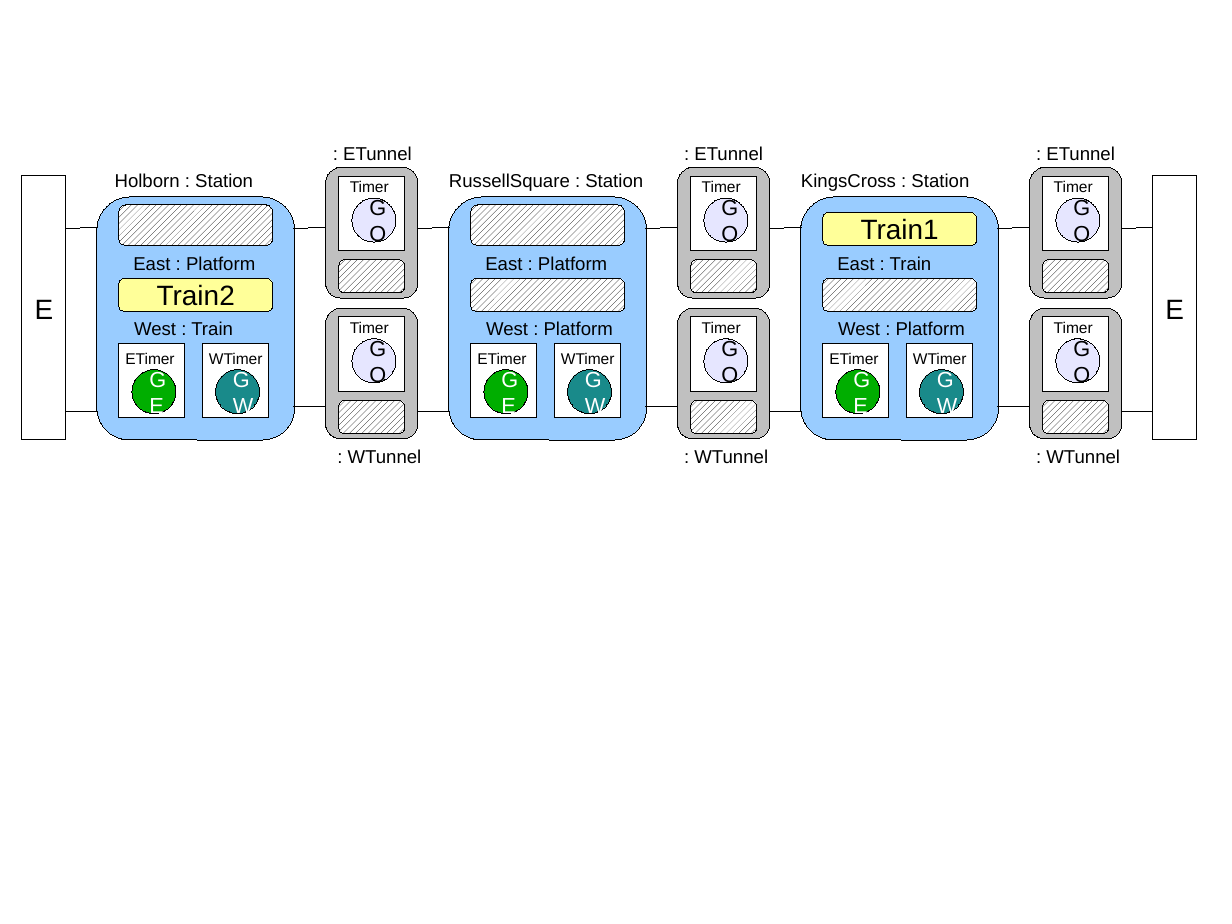
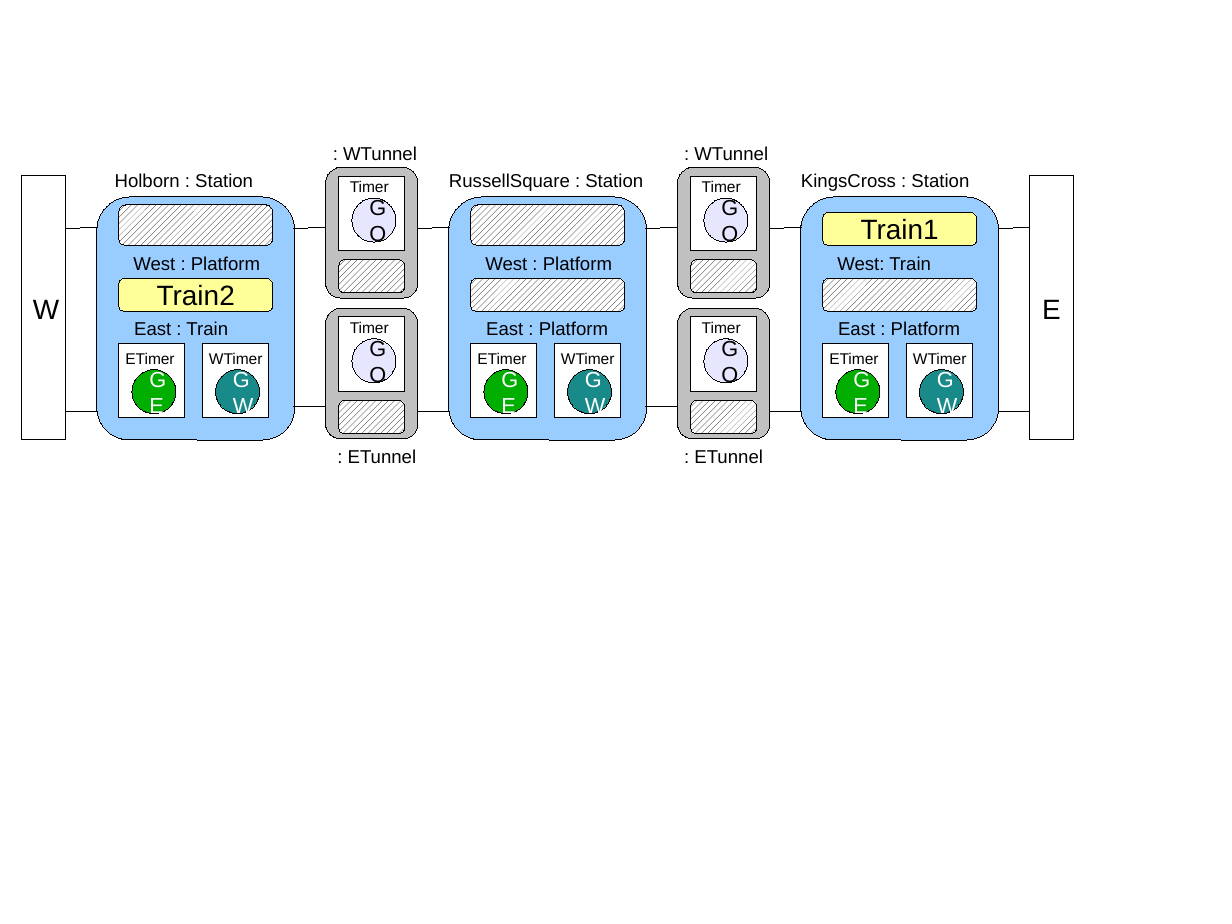
Before and after one commit to gian/lope, a slide deck: slide 8 of doc/diagrams/bigraph_place.odp. Drawn at 1232x924 pixels with LibreOffice and Linux fonts; fonts in the diff are those of the drawing. Boxes give left, top, right and bottom in pixels: in the first picture for what was removed or moved away, otherwise in the second. Text is boxed around its words. In the diff, an @@ line names an element or a change of style, - is before the commit and + after.

```diff
--- a/doc/diagrams/bigraph_place.odp
+++ b/doc/diagrams/bigraph_place.odp
@@ text ": WTunnel": place and size @@
-text ": WTunnel" at [348, 449, 422, 463]
+text ": WTunnel" at [343, 146, 417, 161]
@@ text ": WTunnel": place and size @@
-text ": WTunnel" at [694, 449, 768, 464]
+text ": WTunnel" at [694, 146, 768, 161]
@@ text removed at [1046, 146, 1115, 161] @@
-: ETunnel
@@ rectangle "E": place and size @@
-rectangle "E" at [1153, 176, 1196, 439]
+rectangle "E" at [1030, 176, 1073, 439]
@@ freeform shape removed at [1030, 168, 1122, 298] @@
@@ rectangle removed at [1043, 177, 1109, 252] @@
@@ text removed at [1054, 180, 1093, 192] @@
-Timer
@@ ellipse removed at [1056, 198, 1100, 241] @@
-GO
@@ line removed from (1154, 228) to (1122, 228) @@
@@ text "West : Platform": place and size @@
-text "West : Platform" at [838, 321, 965, 336]
+text "West : Platform" at [133, 256, 260, 271]
@@ text "West : Platform": place and size @@
-text "West : Platform" at [486, 321, 613, 336]
+text "West : Platform" at [485, 256, 612, 271]
@@ text at [837, 256, 931, 271]: spaces changed @@
-West : Train
+West: Train
@@ rounded rectangle removed at [1043, 259, 1109, 293] @@
@@ rounded rectangle removed at [1043, 259, 1109, 293] @@
@@ text in rectangle at [33, 299, 59, 319]: text changed @@
-E
+W
@@ text "East : Train": place and size @@
-text "East : Train" at [837, 256, 932, 271]
+text "East : Train" at [134, 321, 228, 336]
@@ text "East : Platform": place and size @@
-text "East : Platform" at [485, 256, 607, 271]
+text "East : Platform" at [486, 321, 608, 336]
@@ text "East : Platform": place and size @@
-text "East : Platform" at [133, 256, 255, 271]
+text "East : Platform" at [838, 321, 960, 336]
@@ freeform shape removed at [1030, 309, 1122, 439] @@
@@ rectangle removed at [1043, 316, 1109, 391] @@
@@ text removed at [1054, 321, 1093, 333] @@
-Timer
@@ ellipse removed at [1056, 339, 1100, 382] @@
-GO
@@ line moved from (1030, 407) - (998, 407) to (1031, 411) - (999, 411) @@
@@ rounded rectangle removed at [1043, 400, 1109, 434] @@
@@ rounded rectangle removed at [1043, 400, 1109, 434] @@
@@ line removed from (1154, 411) to (1122, 411) @@
@@ text ": ETunnel": place and size @@
-text ": ETunnel" at [343, 146, 412, 161]
+text ": ETunnel" at [348, 449, 417, 464]
@@ text ": ETunnel": place and size @@
-text ": ETunnel" at [694, 146, 763, 161]
+text ": ETunnel" at [694, 449, 763, 464]
@@ text removed at [1046, 449, 1120, 464] @@
-: WTunnel
```
Also in this commit, not shown: 4 slides added, 2 other files.
